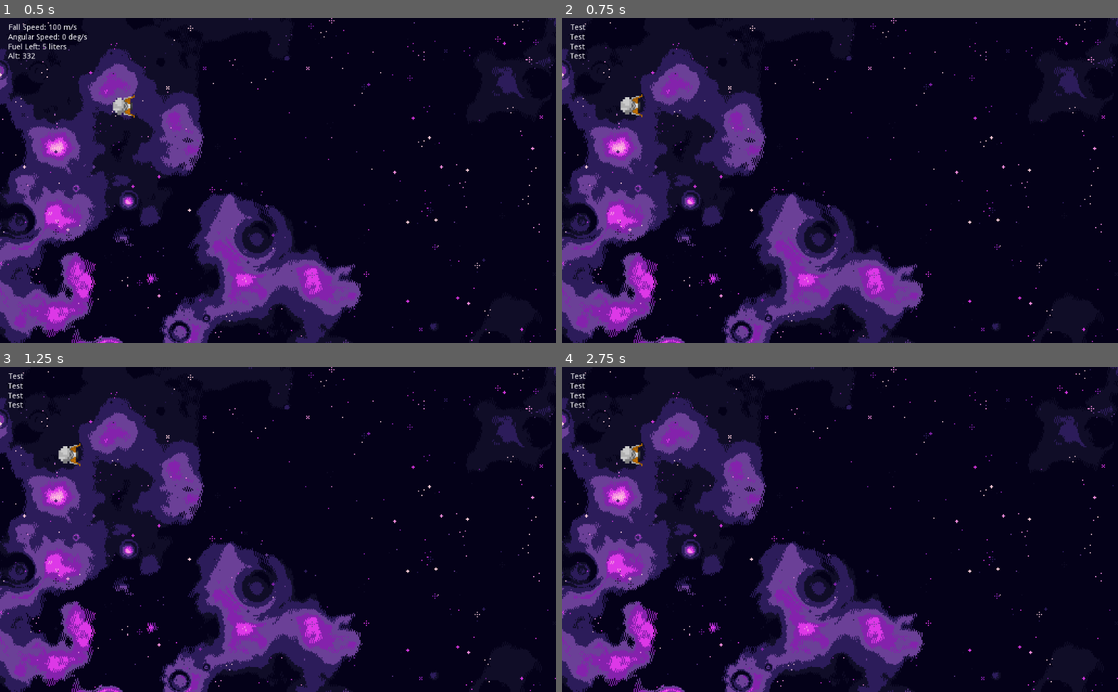
Above: before the commit, frames 1-4 (two rows, left to right).
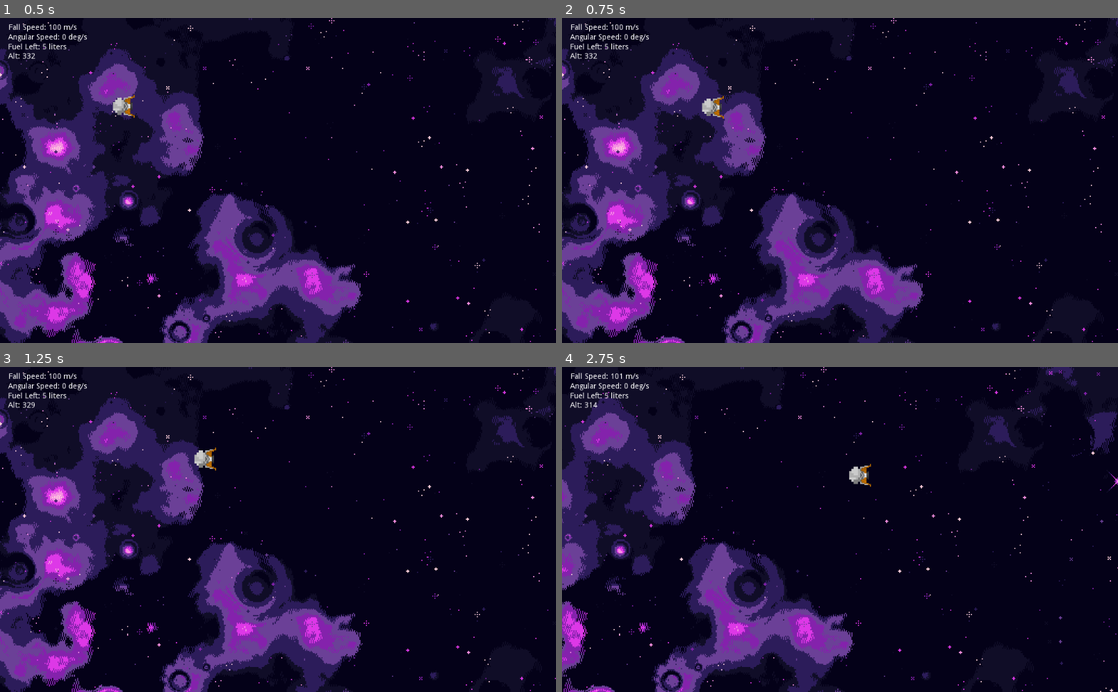
Above: after the commit, the same moments.

Repository: dijs/lunar-lander-mk2
Game: Godot game, scene res://Main.tscn
The game is run twice, just before and just after one commit, with the same random seed, the same clock (stepped at 60 frames per second) and the same inputs.
Inputs:
- Up to frame 1 (0.5 s): no input
- Up to frame 2 (0.75 s): hold Right from 0.53 s (still down); hold R from 0.53 s (still down)
- Up to frame 3 (1.25 s): keep holding Right; keep holding R; tap Space at 0.77 s
- Up to frame 4 (2.75 s): release Right at 1.28 s; release R at 1.28 s; hold Left 1.28-2.03 s; tap R at 1.35 s; tap Space at 1.52 s; hold Right from 2.03 s (still down); hold R from 2.03 s (still down)

Frame 1 is identical in both runs. In frame 2, 0.8% of the frame differs, in the area x 1-30%, y 1-31%; in frame 3, 0.8%; in frame 4, 32%, in the area x 0-100%, y 0-100%.

Commit message:
Game can now reset and be tested in different scenarios

Diff:
--- a/Main.gd
+++ b/Main.gd
@@ -1,11 +1,15 @@
 extends Node2D
+
+# Presets which determine different scenarios
+export var initial_velocity = Vector2.RIGHT * 100
+export var initial_rotation = -PI / 2
+export var gravity_pull = Vector2.DOWN * 5
+export var initial_spin = 0
 
 export var max_thrust = 50
 export var spin_amount = 3
-export var gravity_pull = Vector2.DOWN * 5
-export var fall_speed_threshold = 7
+export var fall_speed_threshold = 8
 export var angl_speed_threshold = 10
-export var initial_velocity = Vector2.RIGHT * 100
 
 var rotation_input = 0 # -1, 0, 1
 var velocity = Vector2.ZERO
@@ -19,16 +23,33 @@
 var _callback_ref = JavaScript.create_callback(self, "on_js_input")
 
 func _ready():
-	velocity = initial_velocity
+	reset()
 	var _e = $Lander/Explosion.connect("animation_finished", self, "on_exploded")
 	var dom = JavaScript.get_interface("window")
 	if dom:
 		dom.addEventListener('message', _callback_ref)
 
+func reset():
+	velocity = initial_velocity
+	fuel = 5
+	result = 0
+	hit_ground = false
+	spin = initial_spin
+	$Lander.position = Vector2(-436, -219)
+	$Lander.rotation = initial_rotation
+	$Lander/Sprite.show()
+
 func on_js_input(args):
 	var js_event = args[0]
 
 	var action = JSON.parse(js_event.data).result
+
+	if action.type == "reset":
+		initial_velocity = Vector2.RIGHT * action.initial_velocity
+		initial_rotation = action.initial_rotation
+		gravity_pull = Vector2.DOWN * action.gravity_amount
+		initial_spin = action.initial_spin
+		reset()
 
 	if action.type == "act":
 		rotation_input = action.rotate
@@ -49,6 +70,7 @@
 	$Lander/Explosion.hide()
 
 func handle_input():
+	pass
 	# For testing
 #	if Input.is_key_pressed(KEY_LEFT):
 #		rotation_input = -1
@@ -60,9 +82,8 @@
 #		thrust = max_thrust
 #	else:
 #		thrust = 0
-
-	if Input.is_key_pressed(KEY_R):
-		var _e = get_tree().reload_current_scene()
+#	if Input.is_key_pressed(KEY_R):
+#		reset()
 
 func get_thrust_direction():
 	var a = $Lander.global_position
@@ -79,15 +100,6 @@
 
 	if thrust > 0 and fuel <= 0:
 		thrust = 0
-
-
-	####
-
-	var negate_vel_dir = velocity.normalized()
-	$Debug.set_point_position(0, $Lander.global_position)
-	$Debug.set_point_position(1, $Lander.global_position + negate_vel_dir * 32)
-
-	####
 
 	var thrusting = thrust > 0
 
@@ -133,6 +145,7 @@
 				$Lander/Sprite.hide()
 				$Lander/Thrust.hide()
 				$Lander/Explosion.show()
+				$Lander/Explosion.frame = 0
 				$Lander/Explosion.play()
 				result = -1
 			else:
Not shown, changed: dist/app.js
Not shown, changed: shell.html
